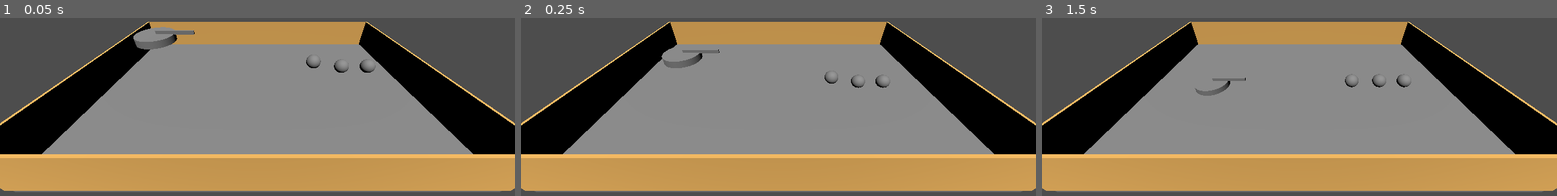
Above: before the commit, frames 1-3 (left to right).
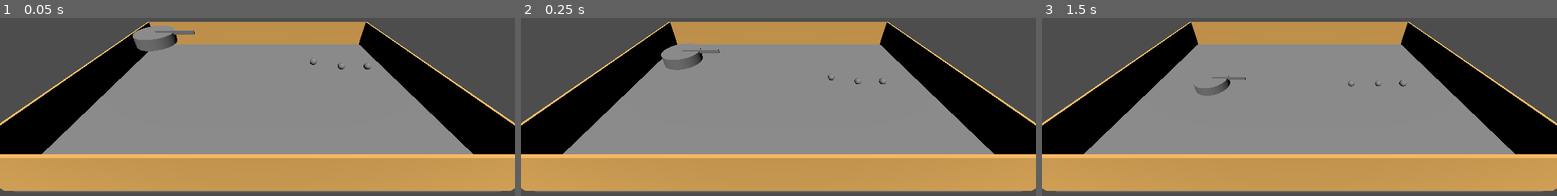
Above: after the commit, the same moments.

Repository: Jobbet789/LeaphyAI
Game: Godot game, scene res://node_3d.tscn
Same seed, same stepped clock (60 frames per second), same inputs: the game is played once before the commit and once after it.
Inputs:
- Up to frame 1 (0.05 s): no input
- Up to frame 2 (0.25 s): no input
- Up to frame 3 (1.5 s): tap Enter at 1.25 s

The runs differ from the first frame. In frame 1, 0.5% of the frame differs, in the area x 25-73%, y 4-31%; in frame 2, 0.4%; in frame 3, 0.4%.

Commit message:
made the reward system actually work

Diff:
--- a/leaphyrobot/ball.tscn
+++ b/leaphyrobot/ball.tscn
@@ -1,17 +1,19 @@
 [gd_scene load_steps=3 format=3 uid="uid://cfd6rwbgktp2u"]
 
 [sub_resource type="SphereMesh" id="SphereMesh_e6q3f"]
-radius = 0.1
-height = 0.2
+radius = 0.05
+height = 0.1
 
-[sub_resource type="SphereShape3D" id="SphereShape3D_3uo3w"]
-radius = 0.1
+[sub_resource type="SphereShape3D" id="SphereShape3D_abk4q"]
+radius = 0.05
 
 [node name="Ball" type="RigidBody3D"]
 center_of_mass_mode = 1
+metadata/inside_corner = false
+metadata/corner_reward_given = false
 
 [node name="MeshInstance3D" type="MeshInstance3D" parent="."]
 mesh = SubResource("SphereMesh_e6q3f")
 
 [node name="CollisionShape3D" type="CollisionShape3D" parent="."]
-shape = SubResource("SphereShape3D_3uo3w")
+shape = SubResource("SphereShape3D_abk4q")
--- a/leaphyrobot/robot.gd
+++ b/leaphyrobot/robot.gd
@@ -16,6 +16,8 @@
 
 var ballLoc = []
 var robotLoc = Vector3(0, 0, 0)
+
+const reward_progress_scale = 0.1
 
 
 
@@ -111,25 +113,25 @@
 func calculate_reward():
 	var reward = 0.0
 
-	var target_corner = Vector3(10, 0, 10) # Change to actual corner pos
-	var corner_threshold = 20 # Change to actual threshold
-	var progress_scale = 0.1
-
-	for ball in get_tree().get_nodes_in_group("balls"):
-		var dist = ball.global_position.distance_to(target_corner)
-
-		if not ball.has_meta("prev_distance"):
-			ball.set_meta("prev_distance", dist)
-
+	for ball in get_tree().get_nodes_in_group("balls"):
 		var prev_dist = ball.get_meta("prev_distance")
-
-		reward += (prev_dist - dist) * progress_scale
+		var dist = global_position.distance_to(ball.global_position)
+
+		if prev_dist:
+			reward += (prev_dist - dist) * reward_progress_scale
 
 		ball.set_meta("prev_distance", dist)
 
-		if dist < corner_threshold and not ball.has_meta("corner_reward_given"):
+
+
+		if ball.get_meta('inside_corner') and not ball.get_meta('corner_reward_given'):
 			reward += 10.0
 			ball.set_meta("corner_reward_given", true)
+
+		elif not ball.get_meta('inside_corner') and ball.get_meta('corner_reward_given'):
+			reward -= 10.0
+			ball.set_meta("corner_reward_given", false)
+
 
 	reward -= 0.05 # Time penalty
 
--- a/leaphyrobot/robot.tscn
+++ b/leaphyrobot/robot.tscn
@@ -1,18 +1,16 @@
-[gd_scene load_steps=6 format=3 uid="uid://lby36pac1tn4"]
-
-[ext_resource type="Script" path="res://robot.gd" id="1_qa228"]
+[gd_scene load_steps=5 format=3 uid="uid://lby36pac1tn4"]
 
 [sub_resource type="PhysicsMaterial" id="PhysicsMaterial_16l72"]
 friction = 0.0
 
 [sub_resource type="CylinderShape3D" id="CylinderShape3D_w32tw"]
-height = 0.1
+height = 0.15
 radius = 0.25
 
 [sub_resource type="CylinderMesh" id="CylinderMesh_uyed7"]
 top_radius = 0.25
 bottom_radius = 0.25
-height = 0.1
+height = 0.15
 
 [sub_resource type="BoxMesh" id="BoxMesh_lruim"]
 size = Vector3(0.02, 0.05, 0.5)
@@ -23,7 +21,6 @@
 mass = 5.0
 physics_material_override = SubResource("PhysicsMaterial_16l72")
 center_of_mass_mode = 1
-script = ExtResource("1_qa228")
 metadata/_edit_group_ = true
 
 [node name="CollisionShape3D" type="CollisionShape3D" parent="."]
